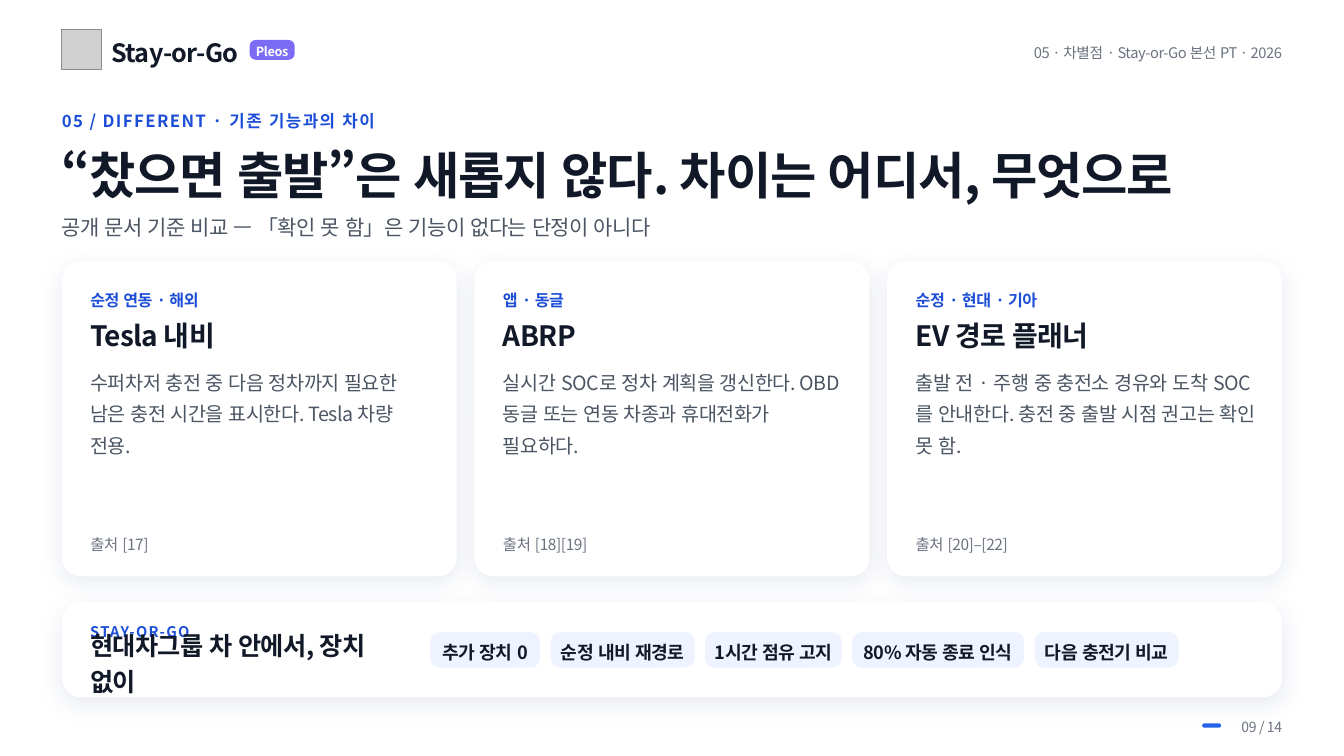
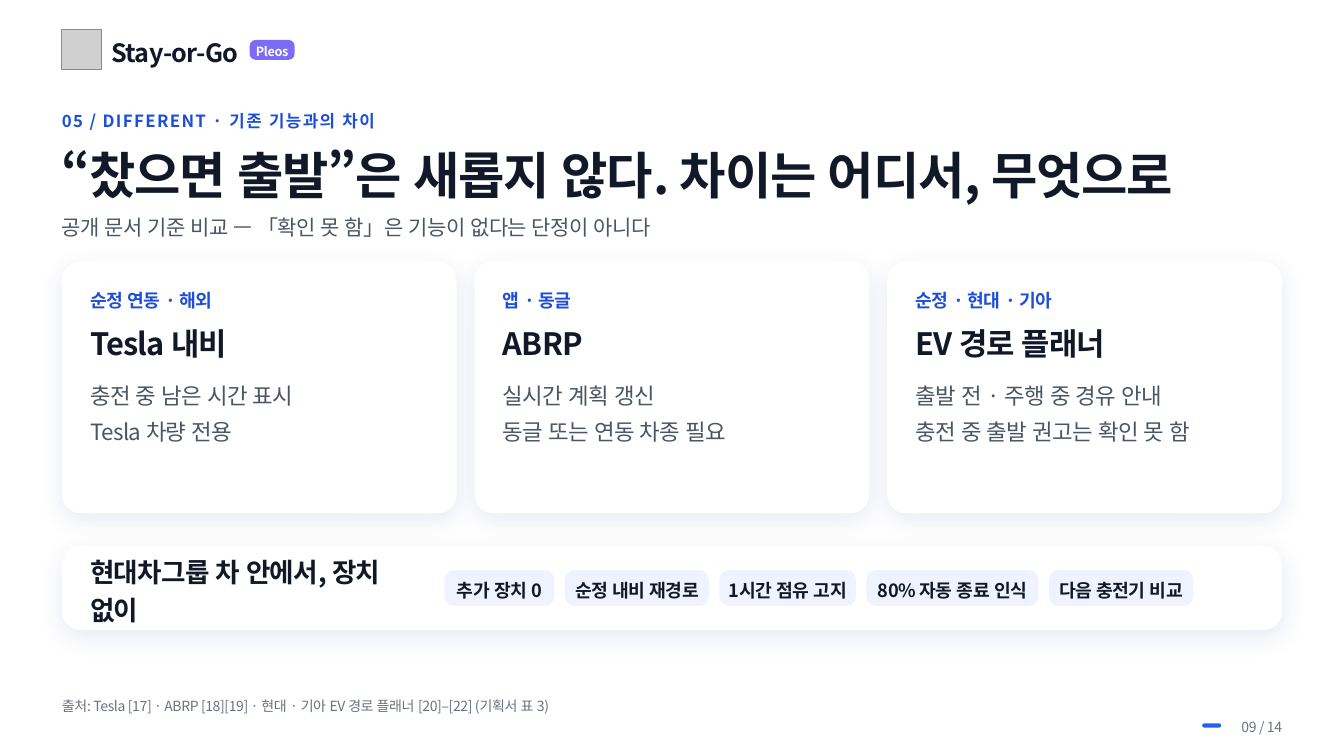
Before and after one commit to NL-Hackerton/Hyundai-Car-App-Challenge-2026, a slide deck: slide 9 of pt/대학생_김&양_Stay-or-Go.pptx. Drawn at 1344x756 pixels with LibreOffice and Linux fonts; fonts in the diff are those of the drawing; grey boxes stand for pictures; background and template pictures are left out. Boxes give left, top, right and bottom in pixels: in the first picture for what was removed or moved away, otherwise in the second. Text is boxed around its words. In the diff, an @@ line names an element or a change of style, - is before the commit and + after.

```diff
--- a/pt/대학생_김&양_Stay-or-Go.pptx
+++ b/pt/대학생_김&양_Stay-or-Go.pptx
@@ text removed at [1034, 46, 1282, 62] @@
-05 · 차별점 · Stay-or-Go 본선 PT · 2026
@@ rounded rectangle: place and size @@
-rounded rectangle at [62, 261, 457, 576]
+rounded rectangle at [62, 261, 457, 513]
@@ rounded rectangle: place and size @@
-rounded rectangle at [475, 261, 870, 576]
+rounded rectangle at [475, 261, 870, 513]
@@ rounded rectangle: place and size @@
-rounded rectangle at [887, 261, 1282, 576]
+rounded rectangle at [887, 261, 1282, 513]
@@ size 11.5 to 13 pt; vertical alignment top to middle in 3 elements at [503, 291, 572, 309], [90, 291, 212, 309], [916, 291, 1053, 309] @@
@@ 3 texts: place and size @@
-3 texts at [90, 322, 1088, 349]
+3 texts at [90, 329, 1105, 358]
@@ size 20 to 22 pt, letter spacing -0.5 to -0.6 pt in 3 elements at [90, 329, 227, 358], [503, 332, 583, 355], [916, 329, 1105, 358] @@
@@ text at [90, 385, 294, 442]: text changed; size 14 to 16 pt @@
-수퍼차저 충전 중 다음 정차까지 필요한 남은 충전 시간을 표시한다. Tesla 차량 전용.
+충전 중 남은 시간 표시
+Tesla 차량 전용
@@ text at [503, 385, 727, 442]: text changed; size 14 to 16 pt @@
-실시간 SOC로 정차 계획을 갱신한다. OBD 동글 또는 연동 차종과 휴대전화가 필요하다.
+실시간 계획 갱신
+동글 또는 연동 차종 필요
@@ text at [916, 385, 1191, 442]: text changed; size 14 to 16 pt @@
-출발 전 · 주행 중 충전소 경유와 도착 SOC를 안내한다. 충전 중 출발 시점 권고는 확인 못 함.
+출발 전 · 주행 중 경유 안내
+충전 중 출발 권고는 확인 못 함
@@ text removed at [90, 537, 148, 553] @@
-출처 [17]
@@ text removed at [503, 537, 587, 553] @@
-출처 [18][19]
@@ text removed at [916, 537, 1008, 553] @@
-출처 [20]–[22]
@@ proportions changed in 4 elements at [62, 261, 457, 513], [475, 261, 870, 513], [887, 261, 1282, 513], [62, 546, 1281, 630] @@
@@ rounded rectangle: place and size @@
-rounded rectangle at [62, 603, 1281, 698]
+rounded rectangle at [62, 546, 1281, 630]
@@ text "현대차그룹 차 안에서, 장치 없이": place and size @@
-text "현대차그룹 차 안에서, 장치 없이" at [90, 629, 366, 694]
+text "현대차그룹 차 안에서, 장치 없이" at [90, 559, 380, 623]
@@ text "현대차그룹 차 안에서, 장치 없이" at [90, 559, 380, 623]: size 18 to 19 pt @@
@@ 5 texts, 5 rounded rectangles: place and size @@
-5 texts, 5 rounded rectangles at [431, 632, 1179, 667]
+5 texts, 5 rounded rectangles at [445, 571, 1194, 606]
@@ text removed at [90, 626, 189, 642] @@
-STAY-OR-GO
@@ text added at [62, 699, 549, 714], 10 pt, text #6B7280 @@
+출처: Tesla [17] · ABRP [18][19] · 현대 · 기아 EV 경로 플래너 [20]–[22] (기획서 표 3)
```
Also in this commit, not shown: 13 other slides changed, 17 other files.
